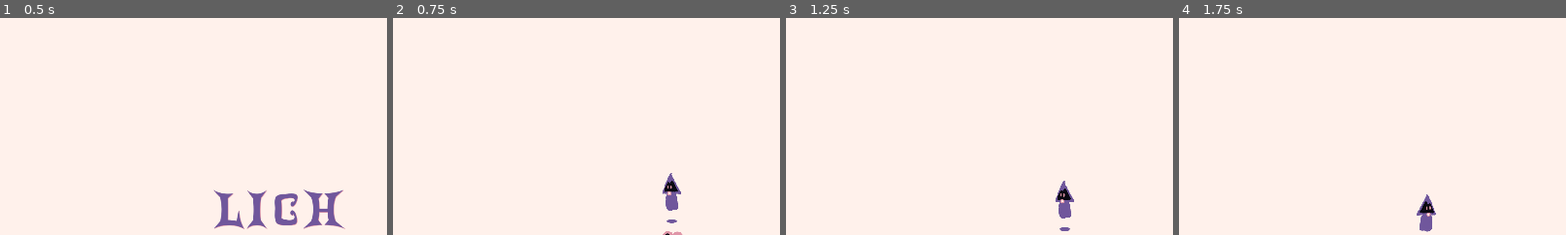
Above: before the commit, frames 1-4 (left to right).
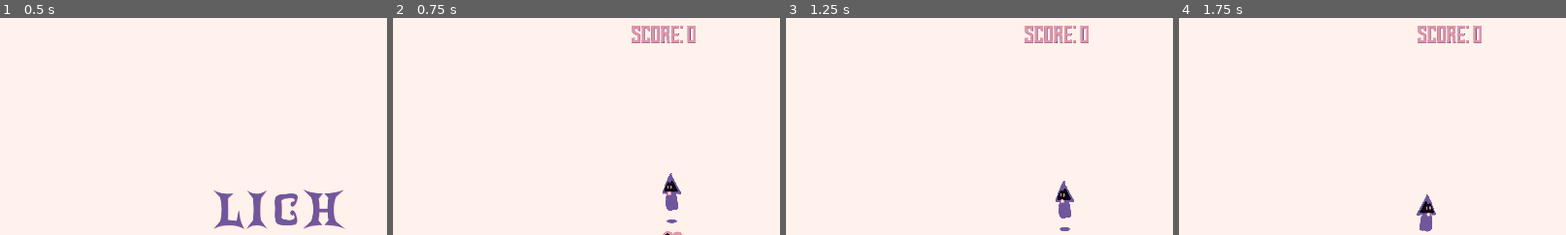
Above: after the commit, the same moments.

Repository: LunaticDancer/Lich
Game: Godot game, scene res://core/world.tscn
The game is run twice, just before and just after one commit, with the same random seed, the same clock (stepped at 60 frames per second) and the same inputs.
Inputs (mouse positions are % of the whole screen's width and height, from its top left):
- Up to frame 1 (0.5 s): no input
- Up to frame 2 (0.75 s): click "Play" at 0.5 s
- Up to frame 3 (1.25 s): no input
- Up to frame 4 (1.75 s): move the mouse to (72, 45) at 1.27 s; press the mouse at (72, 45) at 1.28 s; hold Right (right) from 1.28 s (still down)
The pictures show only the part of the screen within x 14-64%, y 0-50%; the shares and areas given below are measured in that part.

Frame 1 is identical in both runs. In frame 2, 0.9% of the frame differs, in the area x 61-79%, y 3-12%; in frame 3, 0.9%; in frame 4, 0.9%.

Commit message:
score counter

Diff:
--- a/core/game_controller.gd
+++ b/core/game_controller.gd
@@ -48,6 +48,7 @@
 
 func enemy_killed(score_value : int):
 	score += score_value
+	$UI/GameplayUI/Score/ScoreDisplay.text = "Score: " + str(score)
 	mana = min(mana + 10, 100)
 	dashes = min(dashes + 1, 2)
 	$UI/GameplayUI.update_dashes(dashes)
--- a/core/world.tscn
+++ b/core/world.tscn
@@ -152,7 +152,7 @@
 theme_override_styles/focus = SubResource("StyleBoxEmpty_ywihm")
 text = "Quit"
 
-[node name="Label" type="Label" parent="UI/MainMenu"]
+[node name="MadeBy" type="Label" parent="UI/MainMenu"]
 _import_path = NodePath("")
 unique_name_in_owner = false
 process_mode = 0
@@ -399,5 +399,91 @@
 grow_vertical = 0
 texture = ExtResource("11_bkyve")
 
+[node name="Score" type="CanvasGroup" parent="UI/GameplayUI"]
+
+[node name="ScoreDisplay" type="Label" parent="UI/GameplayUI/Score"]
+_import_path = NodePath("")
+unique_name_in_owner = false
+process_mode = 0
+process_priority = 0
+process_physics_priority = 0
+process_thread_group = 0
+editor_description = ""
+visible = true
+modulate = Color(1, 1, 1, 1)
+self_modulate = Color(1, 1, 1, 1)
+show_behind_parent = false
+top_level = false
+clip_children = 0
+light_mask = 1
+visibility_layer = 1
+z_index = 0
+z_as_relative = true
+y_sort_enabled = false
+texture_filter = 0
+texture_repeat = 0
+material = null
+use_parent_material = false
+clip_contents = false
+custom_minimum_size = Vector2(0, 0)
+layout_direction = 0
+layout_mode = 3
+anchors_preset = 5
+anchor_left = 0.5
+anchor_top = 0.0
+anchor_right = 0.5
+anchor_bottom = 0.0
+offset_left = 859.0
+offset_top = 16.0
+offset_right = 1021.0
+offset_bottom = 76.0
+grow_horizontal = 2
+grow_vertical = 1
+rotation = 0.0
+scale = Vector2(1, 1)
+pivot_offset = Vector2(0, 0)
+size_flags_horizontal = 1
+size_flags_vertical = 4
+size_flags_stretch_ratio = 1.0
+auto_translate = true
+localize_numeral_system = true
+tooltip_text = ""
+focus_neighbor_left = NodePath("")
+focus_neighbor_top = NodePath("")
+focus_neighbor_right = NodePath("")
+focus_neighbor_bottom = NodePath("")
+focus_next = NodePath("")
+focus_previous = NodePath("")
+focus_mode = 0
+mouse_filter = 2
+mouse_force_pass_scroll_events = true
+mouse_default_cursor_shape = 0
+theme = null
+theme_type_variation = &""
+theme_override_colors/font_color = Color(0.878431, 0.588235, 0.658824, 1)
+theme_override_colors/font_shadow_color = Color(0.439216, 0.341176, 0.611765, 1)
+theme_override_fonts/font = ExtResource("5_ncdfs")
+theme_override_font_sizes/font_size = 60
+text = "Score: 0"
+label_settings = null
+horizontal_alignment = 1
+vertical_alignment = 0
+autowrap_mode = 0
+justification_flags = 163
+clip_text = false
+text_overrun_behavior = 0
+uppercase = false
+tab_stops = PackedFloat32Array()
+lines_skipped = 0
+max_lines_visible = -1
+visible_characters = -1
+visible_characters_behavior = 0
+visible_ratio = 1.0
+text_direction = 0
+language = ""
+structured_text_bidi_override = 0
+structured_text_bidi_override_options = []
+script = null
+
 [connection signal="pressed" from="UI/MainMenu/VBoxContainer/Play" to="." method="_on_play_pressed"]
 [connection signal="pressed" from="UI/MainMenu/VBoxContainer/Quit" to="." method="_on_quit_pressed"]
--- /dev/null
+++ b/ui/fonts/font_overlap.gdshader
@@ -0,0 +1,27 @@
+shader_type canvas_item;
+
+uniform sampler2D screen_texture : hint_screen_texture, repeat_disable, filter_nearest;
+
+uniform vec4 color : source_color = vec4(1.0);
+uniform vec4 obscured_color : source_color = vec4(1.0);
+uniform vec4 background_color : source_color = vec4(1.0);
+
+void vertex() {
+	// Called for every vertex the material is visible on.
+}
+
+void fragment() {
+	if(texture(screen_texture, SCREEN_UV) != background_color)
+	{
+		COLOR = texture(TEXTURE, UV) * obscured_color;
+	}
+	else
+	{
+		COLOR = texture(TEXTURE, UV) * color;
+	}
+}
+
+//void light() {
+	// Called for every pixel for every light affecting the CanvasItem.
+	// Uncomment to replace the default light processing function with this one.
+//}
--- /dev/null
+++ b/ui/fonts/obscured_font_material.tres
@@ -0,0 +1,10 @@
+[gd_resource type="ShaderMaterial" load_steps=2 format=3 uid="uid://ccgvol28ntq3w"]
+
+[ext_resource type="Shader" path="res://ui/fonts/font_overlap.gdshader" id="1_abjxx"]
+
+[resource]
+resource_local_to_scene = true
+shader = ExtResource("1_abjxx")
+shader_parameter/color = Color(0.878431, 0.588235, 0.658824, 1)
+shader_parameter/obscured_color = Color(0.0392157, 0.0352941, 0.0705882, 1)
+shader_parameter/background_color = Color(1, 0.945098, 0.921569, 1)
